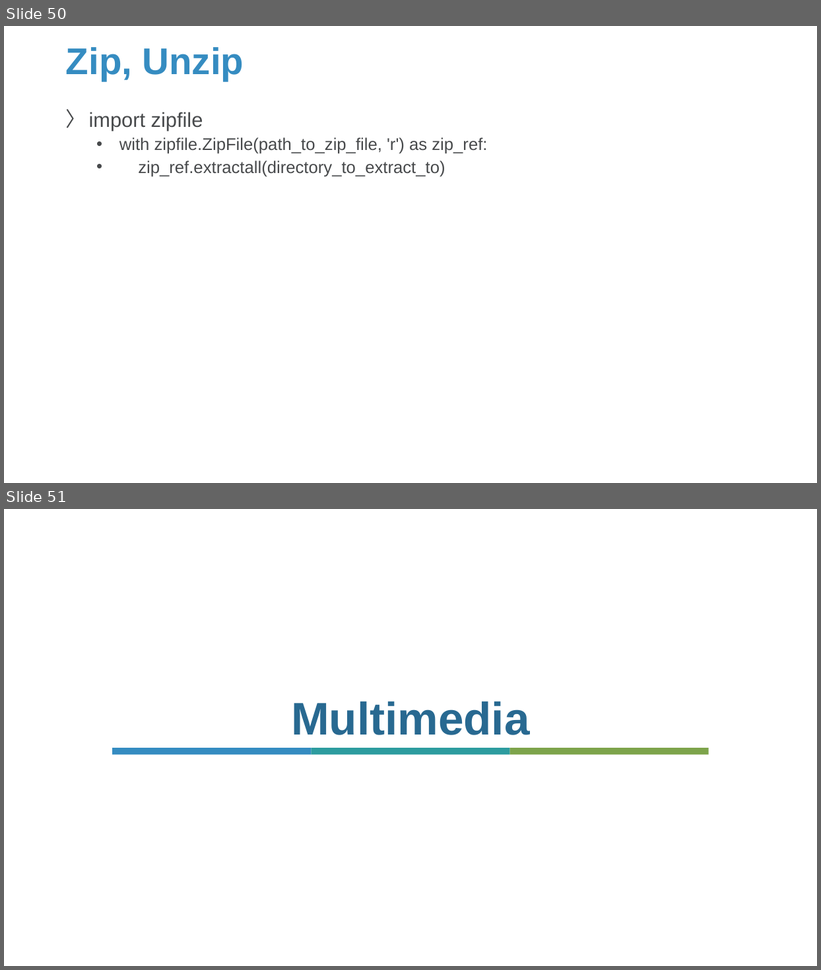
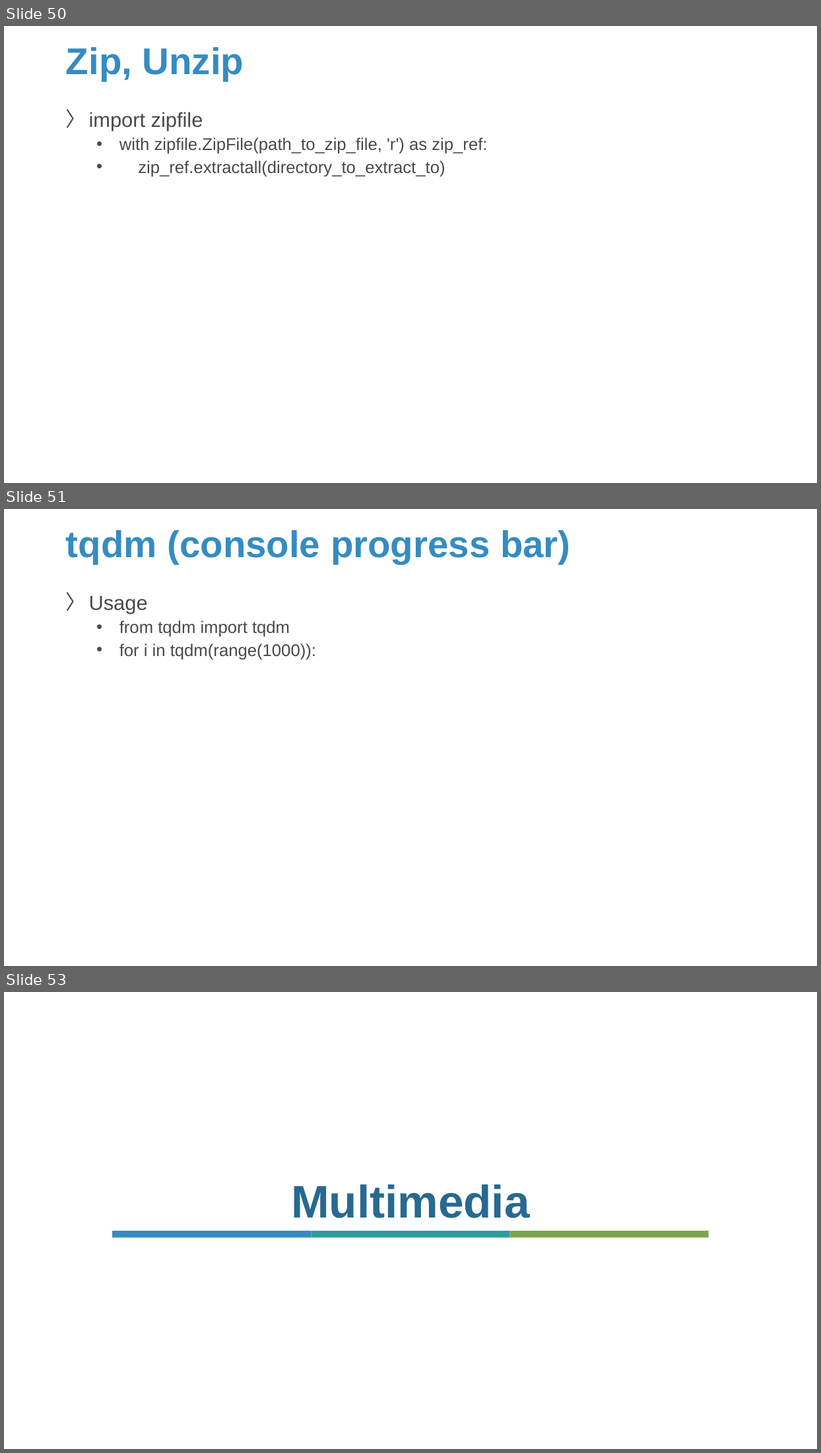
Before and after one commit to Sparks-Lu/TechNotes, a slide deck: Python/Python-Notes.pptx. Shown one above the other, each under a label of ours: slides 50 and 51 before the commit, slides 50, 51 and 53 after it; the slides between them are not shown. The pictures are 821x970 and 821x1453 pixels, drawn with LibreOffice and Linux fonts; fonts in the diff are those of the drawing; background and template pictures are left out. Boxes give left, top, right and bottom in pixels: in the first picture for what was removed or moved away, otherwise in the second. Text is boxed around its words. In the diff, an @@ line names an element or a change of style, - is before the commit and + after.

```diff
--- a/Python/Python-Notes.pptx
+++ b/Python/Python-Notes.pptx
@@ slide 51 added at <box>4,509,817,966</box>, background picture (left out) @@
@@ title added at <box>66,530,571,564</box>, 44 pt, text #358CC1, bold @@
+tqdm (console progress bar)
@@ text added at <box>89,596,316,660</box>, 20 pt, text #47494B @@
+〉 Usage
+  • from tqdm import tqdm
+  • for i in tqdm(range(1000)):
@@ what was slide 51 is now slide 53 @@
```
Also in this commit, not shown: 1 other slide added, 5 other files.
